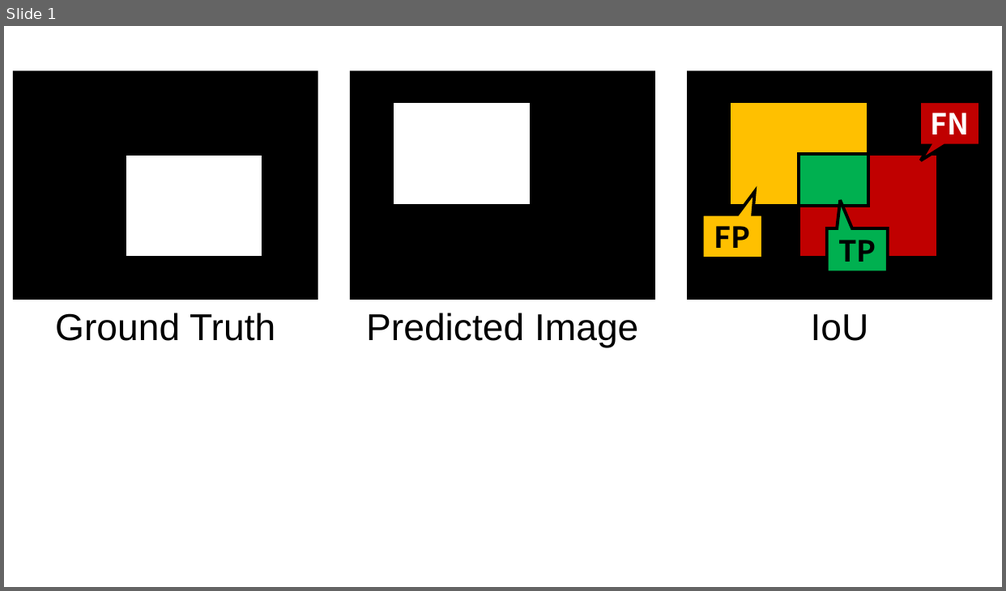
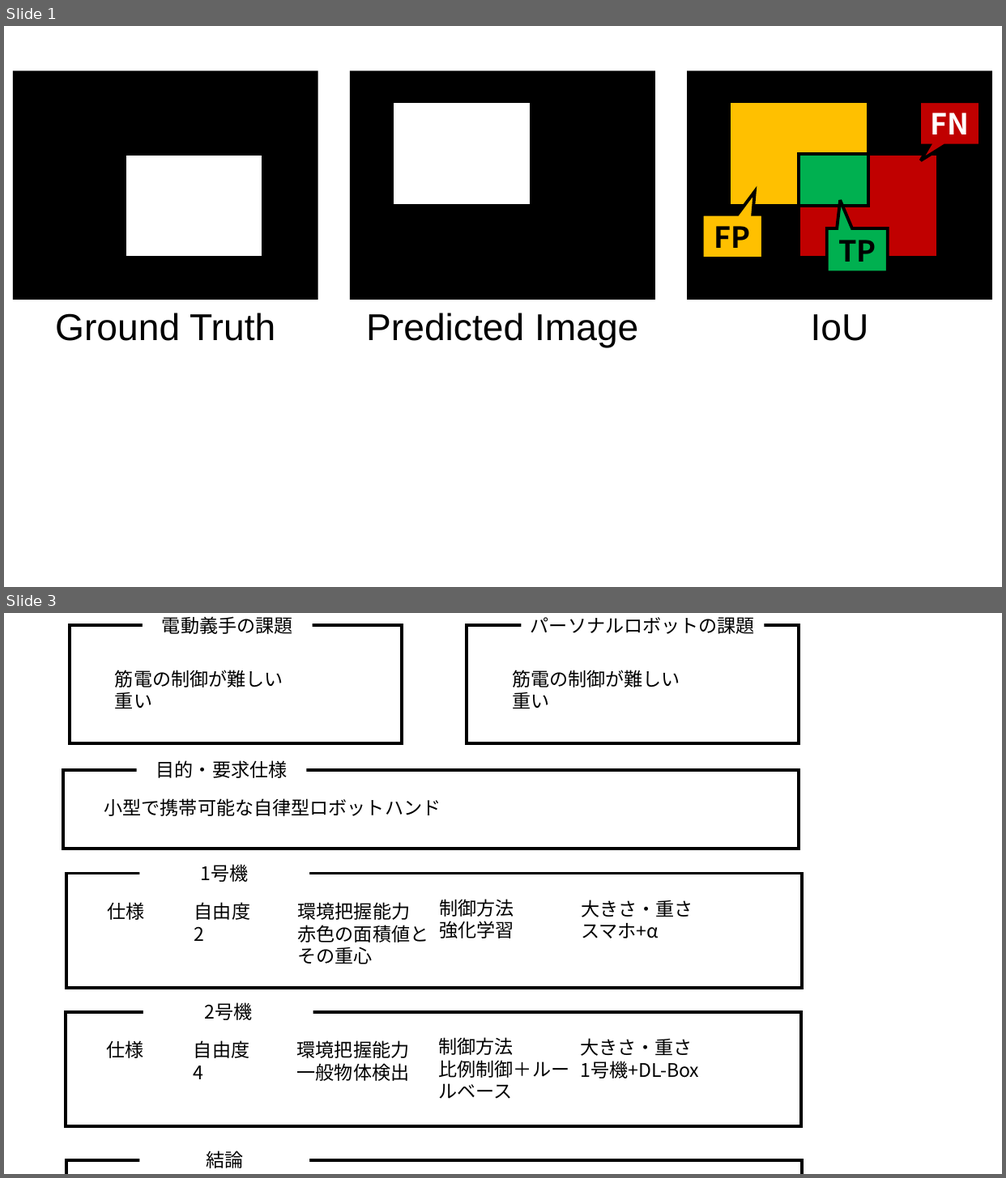
Before and after one commit to yumion/master-thesis, a slide deck: figure/figure.pptx. Shown one above the other, each under a label of ours: slide 1 before the commit, slides 1 and 3 after it; the slides between them are not shown. The pictures are 1006x591 and 1006x1178 pixels, drawn with LibreOffice and Linux fonts; fonts in the diff are those of the drawing. Boxes give left, top, right and bottom in pixels: in the first picture for what was removed or moved away, otherwise in the second. Text is boxed around its words. In the diff, an @@ line names an element or a change of style, - is before the commit and + after.

Commit message:
1号機アーキテクチャ作成

```diff
--- a/figure/figure.pptx
+++ b/figure/figure.pptx
@@ slide 3 added at (x1=4, y1=613, x2=1002, y2=1174), background #FFFFFF @@
@@ rectangle added at (x1=69, y1=626, x2=402, y2=744), outline #000000 3 pt @@
@@ text added at (x1=162, y1=616, x2=293, y2=634), 18 pt, text #000000 @@
+電動義手の課題
@@ rectangle added at (x1=467, y1=626, x2=799, y2=744), outline #000000 3 pt @@
@@ text added at (x1=530, y1=617, x2=755, y2=634), 18 pt, text #000000 @@
+パーソナルロボットの課題
@@ text added at (x1=115, y1=670, x2=283, y2=709), 18 pt, text #000000 @@
+筋電の制御が難しい
+重い
@@ text added at (x1=512, y1=670, x2=680, y2=709), 18 pt, text #000000 @@
+筋電の制御が難しい
+重い
@@ rectangle added at (x1=63, y1=770, x2=799, y2=849), outline #000000 3 pt @@
@@ text added at (x1=156, y1=760, x2=288, y2=778), 18 pt, text #000000 @@
+目的・要求仕様
@@ text added at (x1=104, y1=798, x2=441, y2=816), 18 pt, text #000000 @@
+小型で携帯可能な自律型ロボットハンド
@@ rectangle added at (x1=66, y1=874, x2=801, y2=988), outline #000000 3 pt @@
@@ text added at (x1=201, y1=864, x2=249, y2=882), 18 pt, text #000000 @@
+1号機
@@ text added at (x1=107, y1=902, x2=144, y2=920), 18 pt, text #000000 @@
+仕様
@@ text added at (x1=194, y1=902, x2=250, y2=941), 18 pt, text #000000 @@
+自由度
+2
@@ text added at (x1=298, y1=902, x2=429, y2=965), 18 pt, text #000000 @@
+環境把握能力
+赤色の面積値とその重心
@@ text added at (x1=439, y1=899, x2=513, y2=939), 18 pt, text #000000 @@
+制御方法
+強化学習
@@ text added at (x1=581, y1=900, x2=693, y2=939), 18 pt, text #000000 @@
+大きさ・重さ
+スマホ+α
@@ rectangle added at (x1=66, y1=1012, x2=800, y2=1127), outline #000000 3 pt @@
@@ text added at (x1=204, y1=1003, x2=252, y2=1020), 18 pt, text #000000 @@
+2号機
@@ text added at (x1=106, y1=1041, x2=143, y2=1059), 18 pt, text #000000 @@
+仕様
@@ text added at (x1=194, y1=1041, x2=249, y2=1080), 18 pt, text #000000 @@
+自由度
+4
@@ text added at (x1=297, y1=1041, x2=410, y2=1081), 18 pt, text #000000 @@
+環境把握能力
+一般物体検出
@@ text added at (x1=439, y1=1037, x2=570, y2=1099), 18 pt, text #000000 @@
+制御方法
+比例制御＋ルールベース
@@ text added at (x1=580, y1=1038, x2=699, y2=1079), 18 pt, text #000000 @@
+大きさ・重さ
+1号機+DL-Box
@@ rectangle added at (x1=66, y1=1161, x2=801, y2=1174), outline #000000 3 pt @@
@@ text added at (x1=206, y1=1151, x2=243, y2=1169), 18 pt, text #000000 @@
+結論
```
Also in this commit, not shown: 1 other slide added, 2 slides removed, 1 other file.
